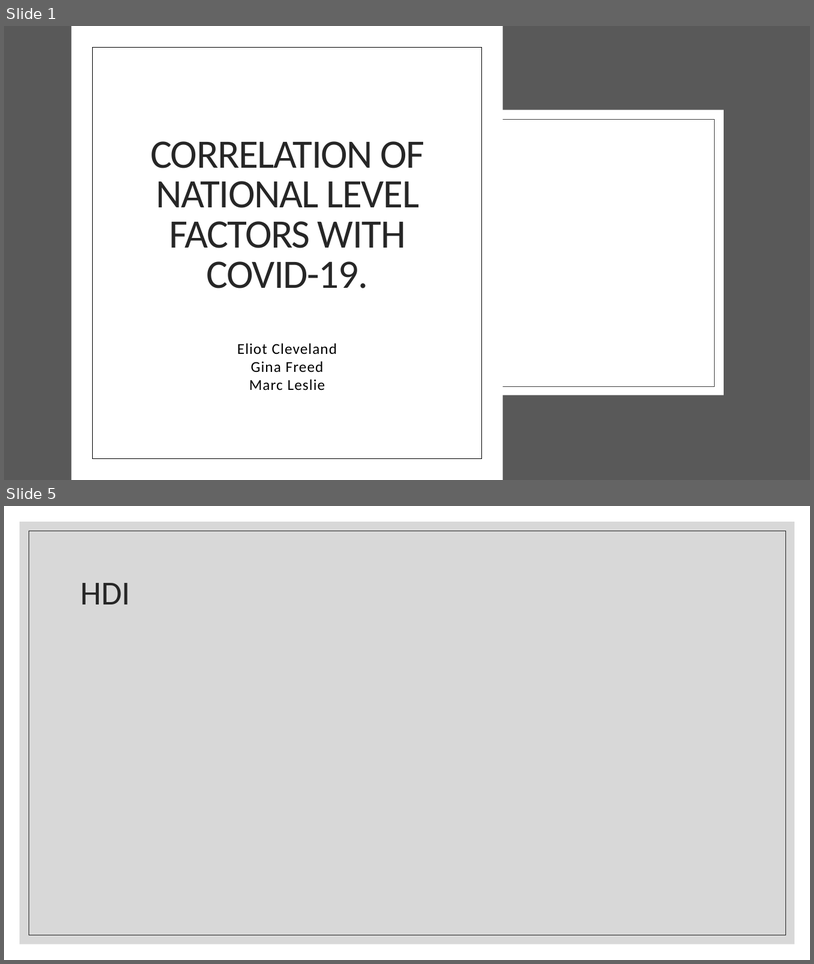
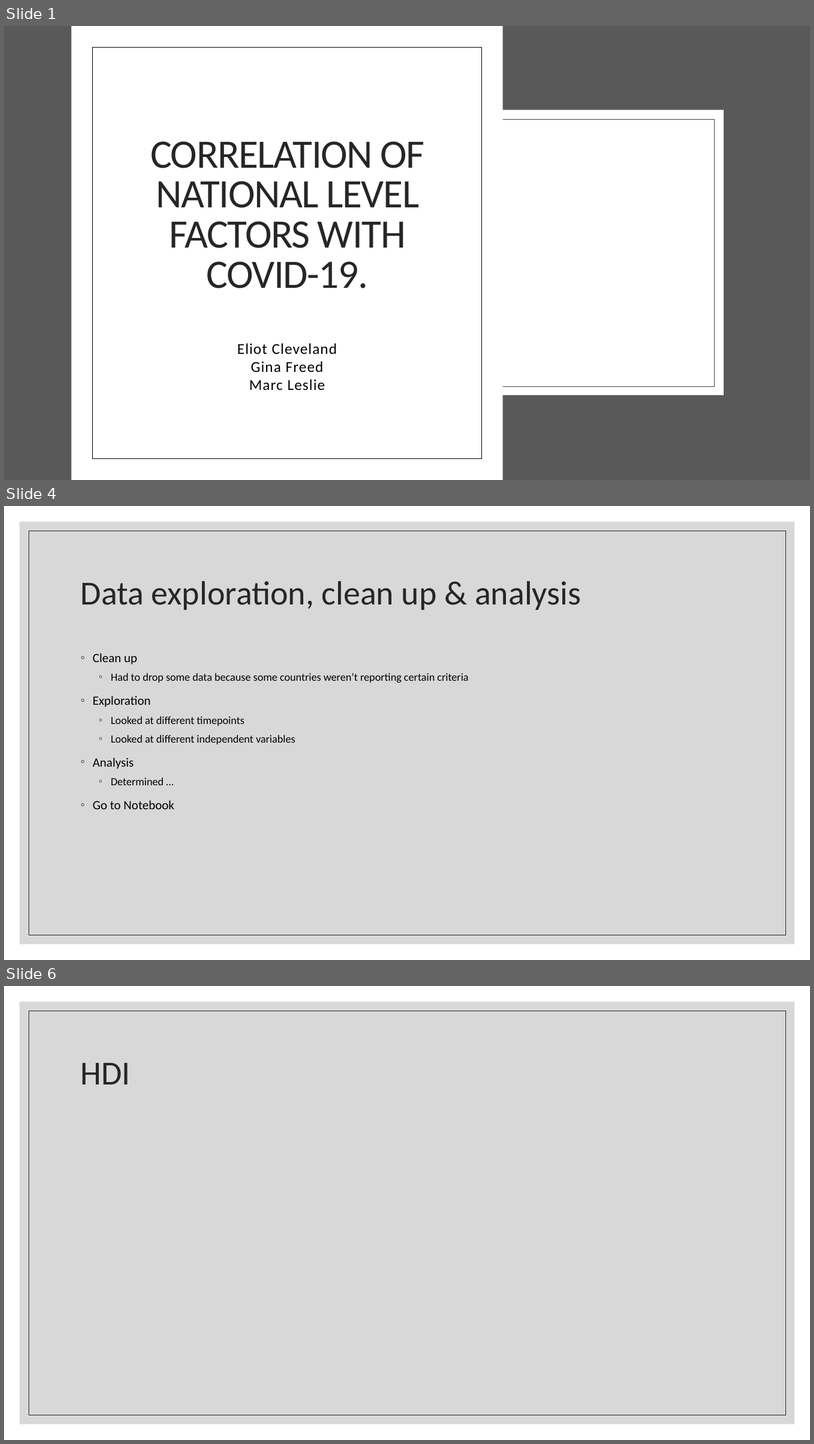
Before and after one commit to eclevela-1234/Covid-19-in-Europe, a slide deck: Covid-19 Presentation Team GEM.pptx. Shown one above the other, each under a label of ours: slides 1 and 5 before the commit, slides 1, 4 and 6 after it; the slides between them are not shown. The pictures are 814x964 and 814x1444 pixels, drawn with LibreOffice and Linux fonts; fonts in the diff are those of the drawing; background and template pictures are left out. Boxes give left, top, right and bottom in pixels: in the first picture for what was removed or moved away, otherwise in the second. Text is boxed around its words. In the diff, an @@ line names an element or a change of style, - is before the commit and + after.

```diff
--- a/Covid-19 Presentation Team GEM.pptx
+++ b/Covid-19 Presentation Team GEM.pptx
@@ slide 4 added at (x1=4, y1=506, x2=810, y2=960), background #FFFFFF; not listed: 2 template elements that a slide beside it also shows @@
@@ title added at (x1=81, y1=581, x2=581, y2=610), 40 pt, text #262626 @@
+Data exploration, clean up & analysis
@@ text added at (x1=93, y1=653, x2=468, y2=809), 13 pt, text #000000 @@
+◦ Clean up
+  ◦ Had to drop some data because some countries weren’t reporting certain criteria
+◦ Exploration
+  ◦ Looked at different timepoints
+  ◦ Looked at different independent variables
+◦ Analysis
+  ◦ Determined …
+◦ Go to Notebook
@@ what was slide 5 is now slide 6 @@
```
Also in this commit, not shown: 1 slide changed, 5 other slides added.
